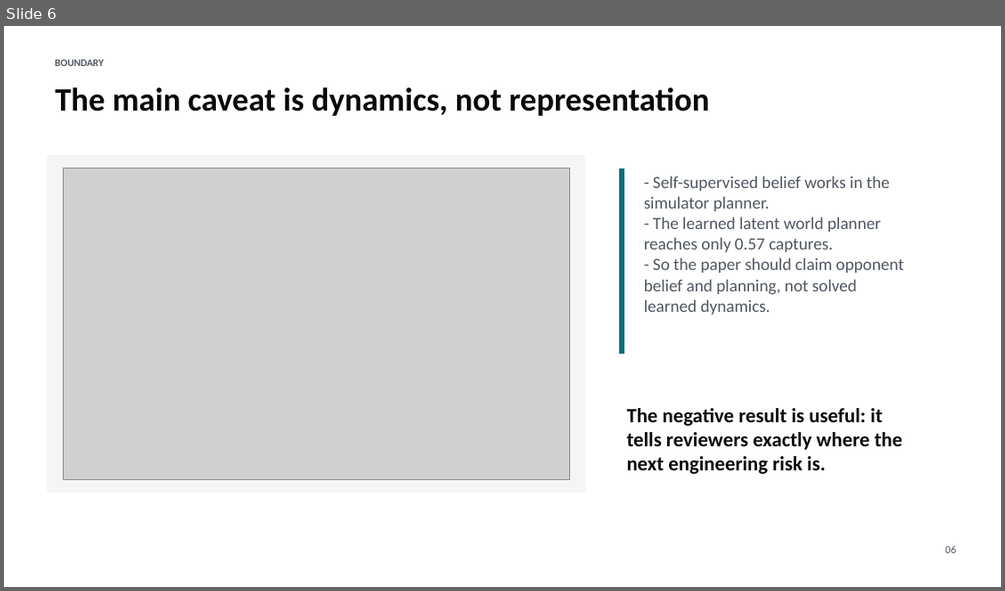
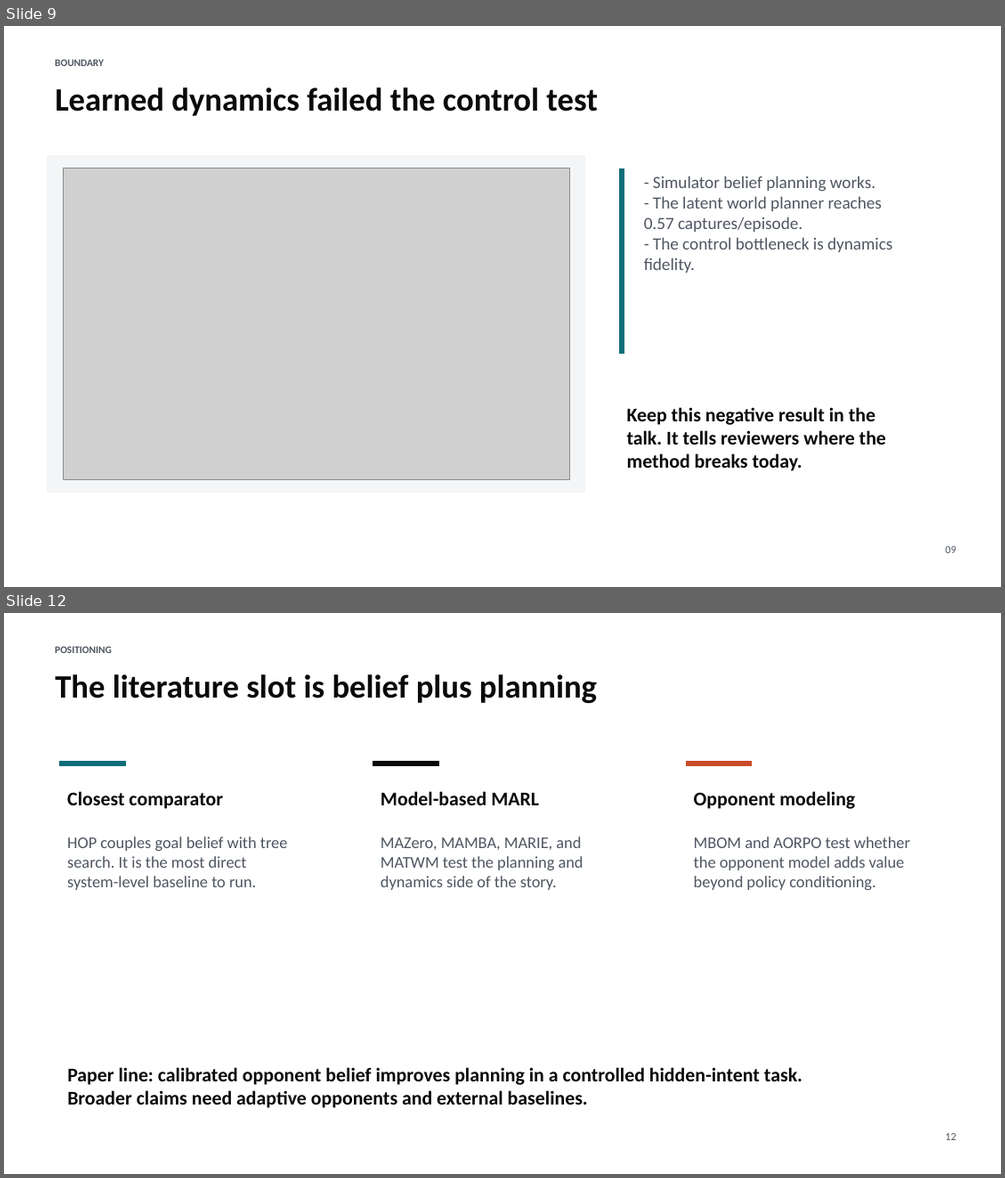
Before and after one commit to rlogger/marl-opp-aware, a slide deck: marl_opp_aware_results.pptx. Shown one above the other, each under a label of ours: slide 6 before the commit, slides 9 and 12 after it; the slides between them are not shown. The pictures are 1005x591 and 1005x1178 pixels, drawn with LibreOffice and Linux fonts; fonts in the diff are those of the drawing; grey boxes stand for pictures. Boxes give left, top, right and bottom in pixels: in the first picture for what was removed or moved away, otherwise in the second. Text is boxed around its words. In the diff, an @@ line names an element or a change of style, - is before the commit and + after.

```diff
--- a/marl_opp_aware_results.pptx
+++ b/marl_opp_aware_results.pptx
@@ slide 12 added at (x1=4, y1=613, x2=1001, y2=1174), background #FFFFFF @@
@@ text added at (x1=55, y1=646, x2=112, y2=653), 9.8 pt, text #4F5661, bold @@
+POSITIONING
@@ text added at (x1=55, y1=674, x2=597, y2=704), 31.5 pt, text #0A0A0A, bold @@
+The literature slot is belief plus planning
@@ rectangle added at (x1=60, y1=761, x2=126, y2=765), fill #0D6E7A, outline #0D6E7A 0 pt @@
@@ rectangle added at (x1=373, y1=761, x2=439, y2=765), fill #0A0A0A, outline #0A0A0A 0 pt @@
@@ rectangle added at (x1=686, y1=761, x2=752, y2=765), fill #C84C2A, outline #C84C2A 0 pt @@
@@ text added at (x1=67, y1=791, x2=223, y2=809), 18.8 pt, text #0A0A0A, bold @@
+Closest comparator
@@ text added at (x1=380, y1=791, x2=539, y2=805), 18.8 pt, text #0A0A0A, bold @@
+Model-based MARL
@@ text added at (x1=694, y1=791, x2=855, y2=809), 18.8 pt, text #0A0A0A, bold @@
+Opponent modeling
@@ text added at (x1=67, y1=836, x2=288, y2=890), 15.8 pt, text #4F5661 @@
+HOP couples goal belief with tree search. It is the most direct system-level baseline to run.
@@ text added at (x1=380, y1=836, x2=583, y2=890), 15.8 pt, text #4F5661 @@
+MAZero, MAMBA, MARIE, and MATWM test the planning and dynamics side of the story.
@@ text added at (x1=694, y1=836, x2=910, y2=890), 15.8 pt, text #4F5661 @@
+MBOM and AORPO test whether the opponent model adds value beyond policy conditioning.
@@ text added at (x1=67, y1=1067, x2=802, y2=1108), 18.8 pt, text #0A0A0A, bold @@
+Paper line: calibrated opponent belief improves planning in a controlled hidden-intent task. Broader claims need adaptive opponents and external baselines.
@@ text added at (x1=945, y1=1133, x2=955, y2=1140), 10.5 pt, text #4F5661 @@
+12
@@ what was slide 6 is now slide 9 @@
@@ slide 9 changed as well @@
@@ text at (x1=55, y1=87, x2=598, y2=116): text changed @@
-The main caveat is dynamics, not representation
+Learned dynamics failed the control test
@@ text at (x1=644, y1=176, x2=892, y2=273): text changed @@
-- Self-supervised belief works in the simulator planner.
-- The learned latent world planner reaches only 0.57 captures.
-- So the paper should claim opponent belief and planning, not solved learned dynamics.
+- Simulator belief planning works.
+- The latent world planner reaches 0.57 captures/episode.
+- The control bottleneck is dynamics fidelity.
@@ text at (x1=627, y1=407, x2=886, y2=471): text changed; size 19.5 to 18.8 pt @@
-The negative result is useful: it tells reviewers exactly where the next engineering risk is.
+Keep this negative result in the talk. It tells reviewers where the method breaks today.
@@ text at (x1=945, y1=546, x2=955, y2=553): text changed @@
-06
+09
```
Also in this commit, not shown: 3 other slides changed, 8 other slides added, 4 slides removed, 4 other files.
